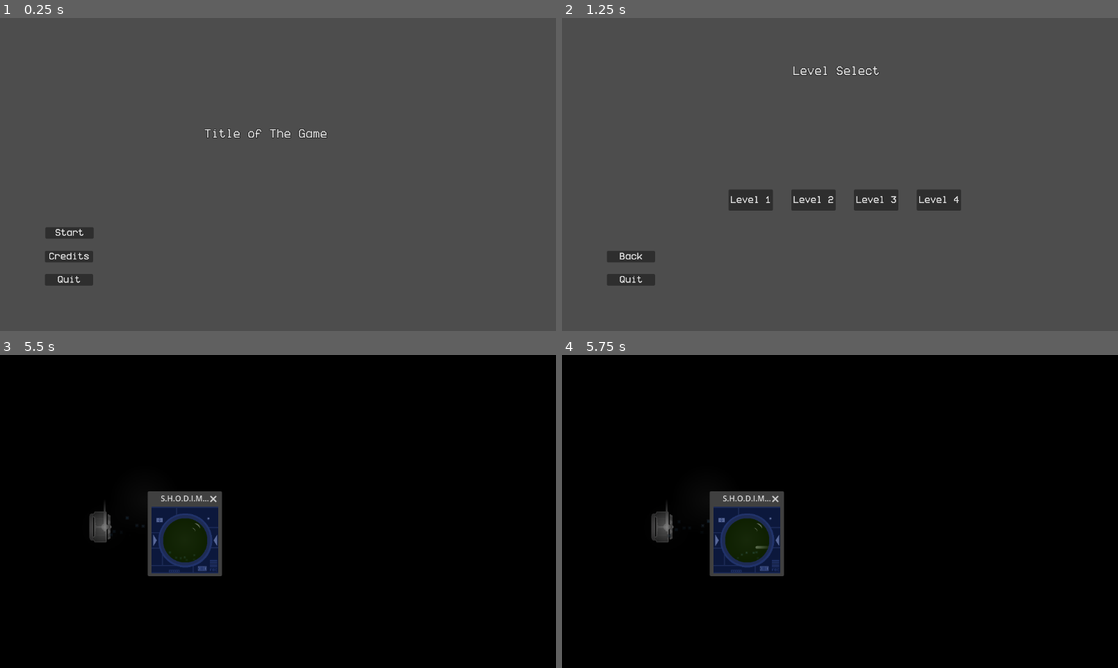
Above: before the commit, frames 1-4 (two rows, left to right).
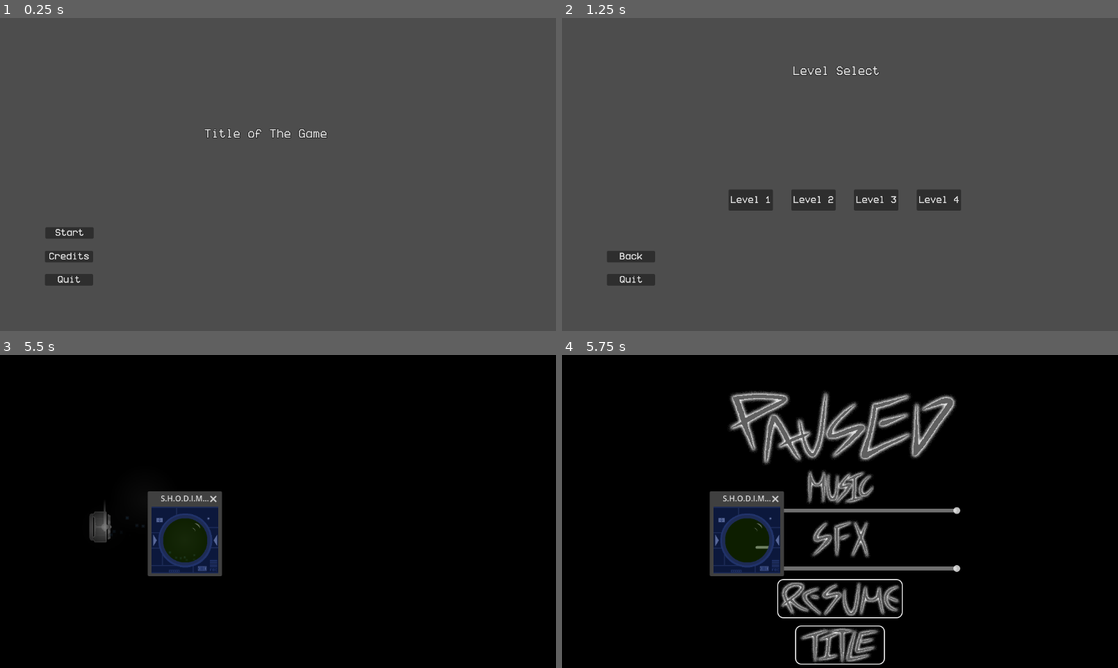
Above: after the commit, the same moments.

Repository: corpusCallosotomy/jamfest2024
Game: Godot game, scene res://scenes/menus/Menu.tscn
The game is run twice, just before and just after one commit, with the same random seed, the same clock (stepped at 60 frames per second) and the same inputs. The engine's default icon, where the game draws it, is replaced by a stand-in: a white triangle on a blue panel in a dark square.
Inputs:
- Up to frame 1 (0.25 s): no input
- Up to frame 2 (1.25 s): click "Start" at 0.5 s
- Up to frame 3 (5.5 s): click "Level 1" at 1.25 s; tap Enter at 2, 3.5, 5 s; tap Space at 2.75, 4.25 s
- Up to frame 4 (5.75 s): tap Escape (ui_cancel) at 5.65 s

Frames 1-3 are identical in both runs. In frame 4, 9.8% of the frame differs, in the area x 16-72%, y 11-99%.

Commit message:
rejoice, settings are now visible for normal humans and not bats

Diff:
--- a/scenes/finish.tscn
+++ b/scenes/finish.tscn
@@ -51,7 +51,15 @@
 top_level = true
 light_mask = 4
 visibility_layer = 4
+z_index = 5
 position = Vector2(576, 150)
+
+[node name="ColorRect" type="ColorRect" parent="options"]
+offset_left = -599.0
+offset_top = -177.0
+offset_right = 651.0
+offset_bottom = 543.0
+color = Color(0, 0, 0, 1)
 
 [node name="Paused" type="Sprite2D" parent="options"]
 texture = ExtResource("3_npj4e")
--- a/scripts/elements/finish.gd
+++ b/scripts/elements/finish.gd
@@ -30,6 +30,7 @@
 		$options.global_position = Vector2(576, 150)
 		$options.visible = !$options.visible
 
+		dimmer.visible = !dimmer.visible
 
 func _on_body_entered(body):
 	if pressed: return
@@ -55,6 +56,7 @@
 
 func _on_resume_pressed():
 	$options.visible=false
+	dimmer.visible=true
 	buttonSFX.playing = true
 
 
